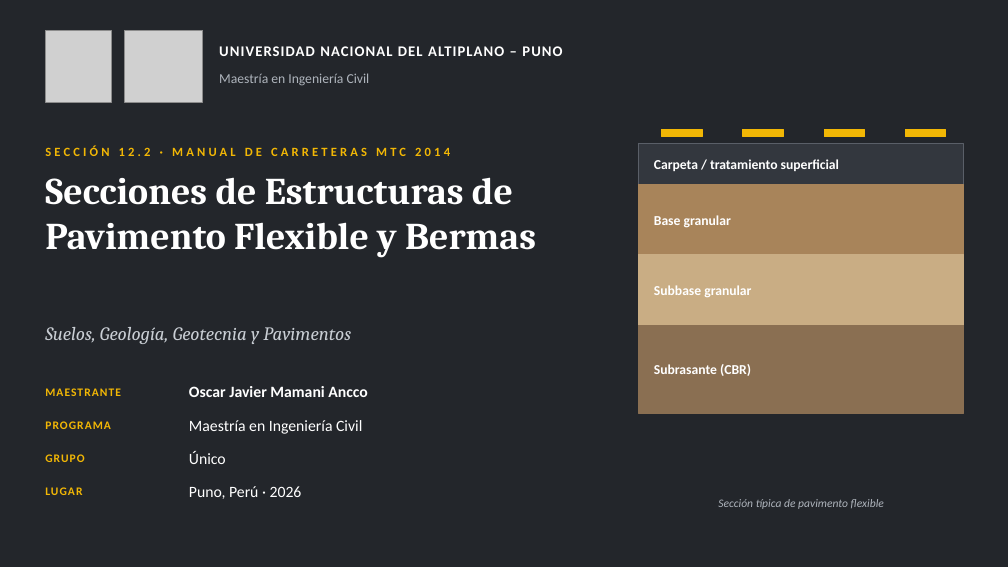
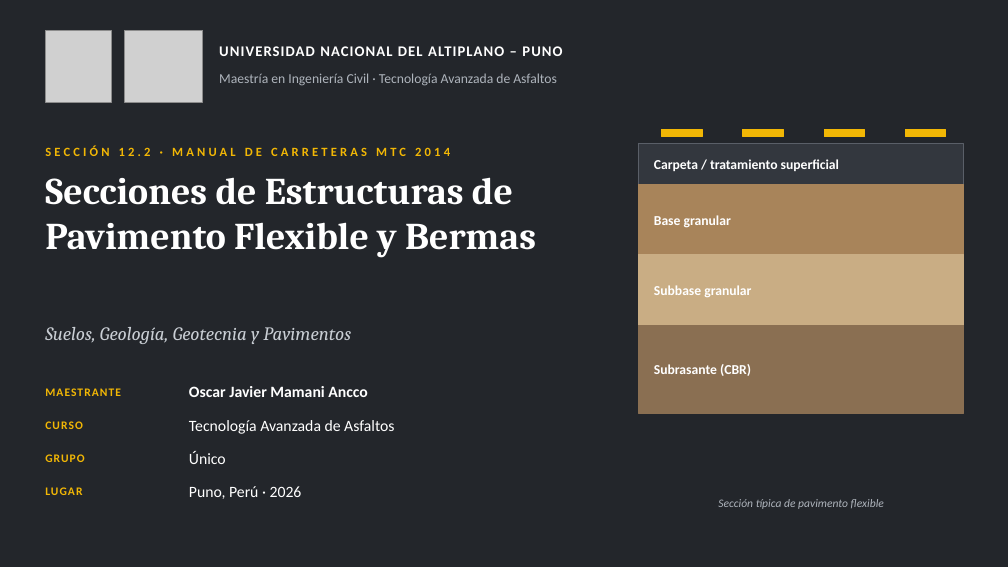
Before and after one commit to HespinozaB/Reporte-Interferencias-1, a slide deck: slide 1 of Pavimento_Flexible_y_Bermas_Oscar_Mamani.pptx. Drawn at 1008x567 pixels with LibreOffice and Linux fonts; fonts in the diff are those of the drawing; grey boxes stand for pictures. Boxes give left, top, right and bottom in pixels: in the first picture for what was removed or moved away, otherwise in the second. Text is boxed around its words. In the diff, an @@ line names an element or a change of style, - is before the commit and + after.

```diff
--- a/Pavimento_Flexible_y_Bermas_Oscar_Mamani.pptx
+++ b/Pavimento_Flexible_y_Bermas_Oscar_Mamani.pptx
@@ text at bbox=[219, 73, 557, 86]: text changed @@
-Maestría en Ingeniería Civil
+Maestría en Ingeniería Civil · Tecnología Avanzada de Asfaltos
@@ text at bbox=[45, 421, 82, 429]: text changed @@
-PROGRAMA
+CURSO
@@ text at bbox=[189, 420, 394, 434]: text changed @@
-Maestría en Ingeniería Civil
+Tecnología Avanzada de Asfaltos
```
Also in this commit, not shown: 1 other slide changed.
